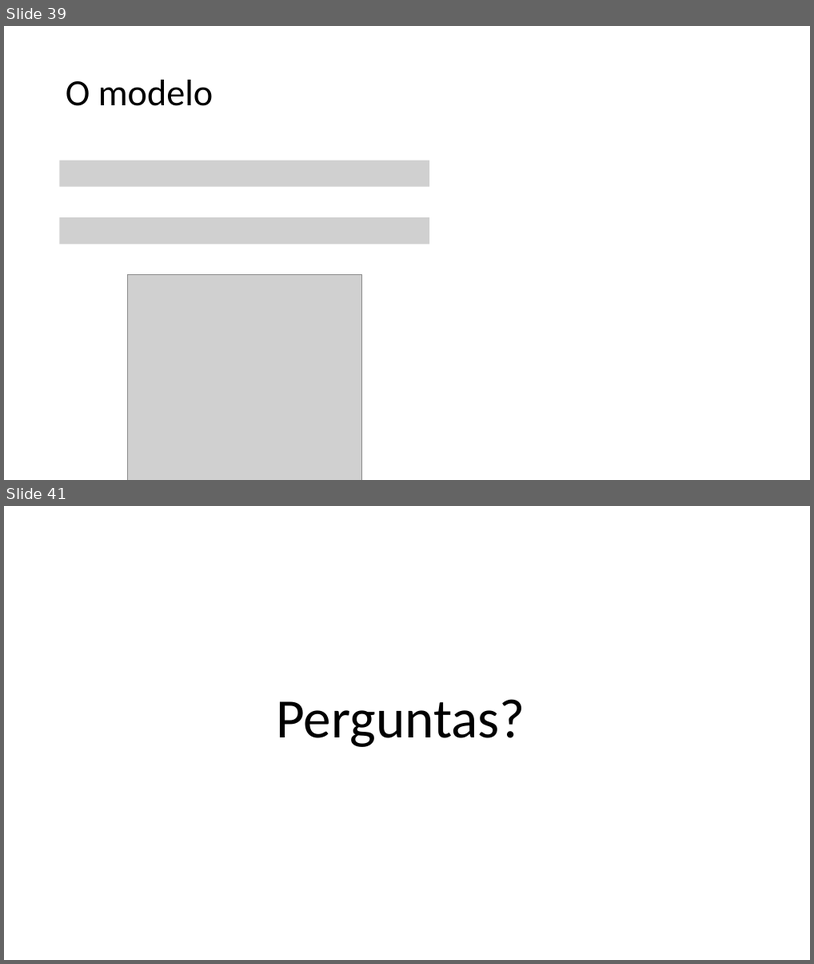
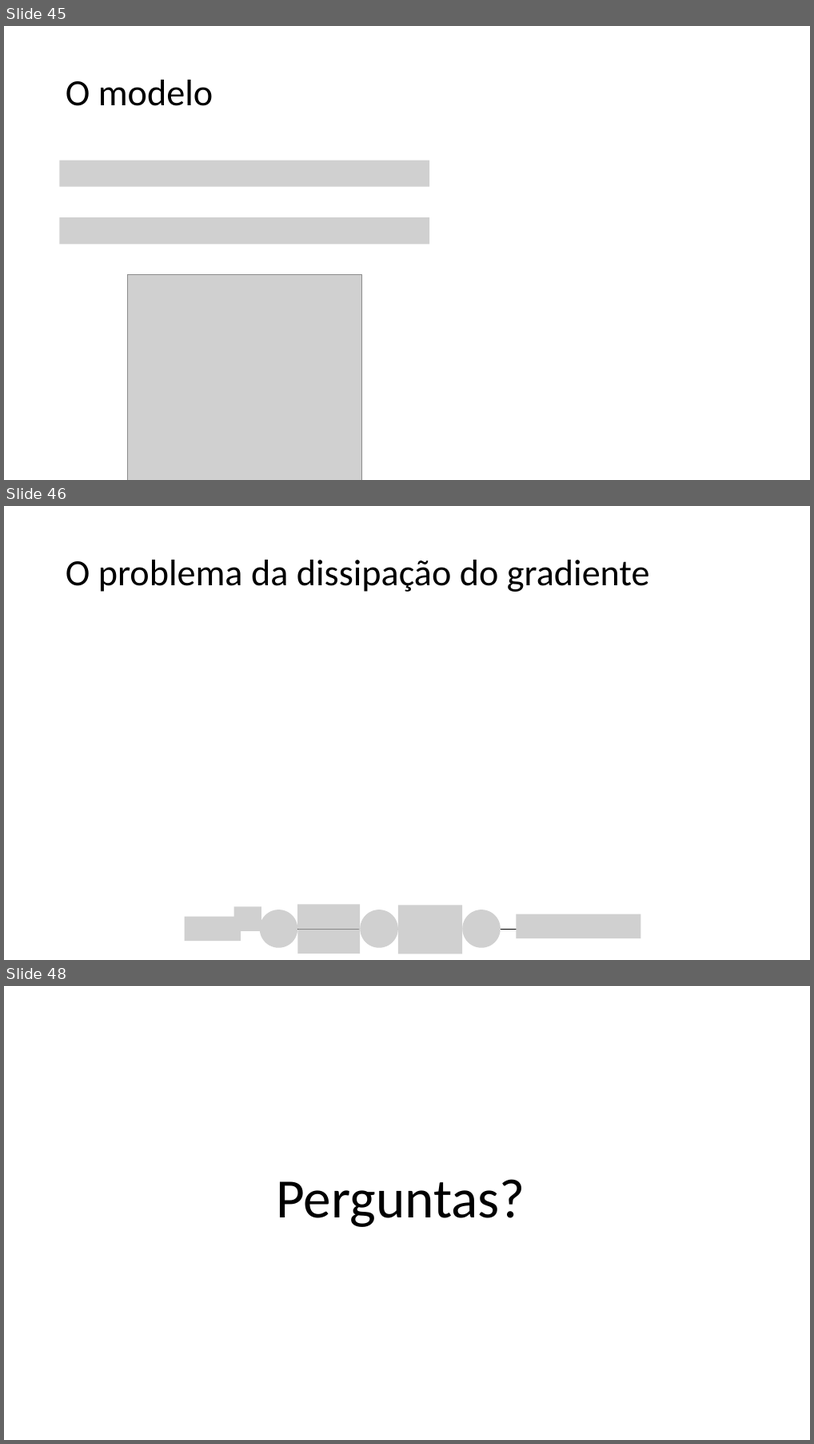
Before and after one commit to zz4fap/c24_inteligencia_artificial, a slide deck: slides/C24_MLP.pptx. Shown one above the other, each under a label of ours: slides 39 and 41 before the commit, slides 45, 46 and 48 after it; the slides between them are not shown. The pictures are 814x964 and 814x1444 pixels, drawn with LibreOffice and Linux fonts; fonts in the diff are those of the drawing; grey boxes stand for pictures. Boxes give left, top, right and bottom in pixels: in the first picture for what was removed or moved away, otherwise in the second. Text is boxed around its words. In the diff, an @@ line names an element or a change of style, - is before the commit and + after.

```diff
--- a/slides/C24_MLP.pptx
+++ b/slides/C24_MLP.pptx
@@ slide 46 added at <box>4,506,810,960</box>, background #FFFFFF @@
@@ title added at <box>66,560,650,592</box>, 44 pt, text #000000 @@
+O problema da dissipação do gradiente
@@ group added at <box>185,904,642,954</box>: 10 pictures, 3 arrows @@
@@ what was slide 39 is now slide 45 @@
@@ what was slide 41 is now slide 48 @@
```
Also in this commit, not shown: 3 slides changed, 6 other slides added.
